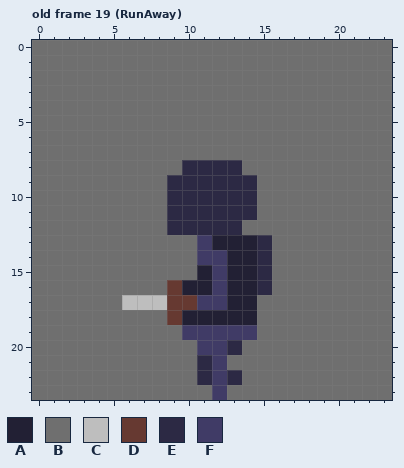
Two versions of one pixel-art file, Assets/Sprites/Asperite files/AnimationsTest.aseprite. This is how it looked before the edit.
24x24 pixels, 24 frames. Colours within 5 levels of each other are drawn and written as one. Shown: old frame 19 (RunAway). The commit also changed other frames, which this record leaves out.
Visible layers, top first: "Layer 1", "Layer 2".
Palette (. is transparent): A #222034  B #6f6f6f  C #bebebe  D #663931  E #2c2944  F #403b66
Pixels before, old frame 19 (RunAway), first column x 0:
 0 BBBBBBBBBBBBBBBBBBBBBBBB
 1 BBBBBBBBBBBBBBBBBBBBBBBB
 2 BBBBBBBBBBBBBBBBBBBBBBBB
 3 BBBBBBBBBBBBBBBBBBBBBBBB
 4 BBBBBBBBBBBBBBBBBBBBBBBB
 5 BBBBBBBBBBBBBBBBBBBBBBBB
 6 BBBBBBBBBBBBBBBBBBBBBBBB
 7 BBBBBBBBBBBBBBBBBBBBBBBB
 8 BBBBBBBBBBEEEEBBBBBBBBBB
 9 BBBBBBBBBEEEEEEBBBBBBBBB
10 BBBBBBBBBEEEEEEBBBBBBBBB
11 BBBBBBBBBEEEEEEBBBBBBBBB
12 BBBBBBBBBEEEEEBBBBBBBBBB
13 BBBBBBBBBBBFAAAEBBBBBBBB
14 BBBBBBBBBBBFFAAEBBBBBBBB
15 BBBBBBBBBBBAFAAEBBBBBBBB
16 BBBBBBBBBDAAFAAEBBBBBBBB
17 BBBBBBCCCDDFFAABBBBBBBBB
18 BBBBBBBBBDAAAAABBBBBBBBB
19 BBBBBBBBBBFFFFFBBBBBBBBB
20 BBBBBBBBBBBFFEBBBBBBBBBB
21 BBBBBBBBBBBEFBBBBBBBBBBB
22 BBBBBBBBBBBEFEBBBBBBBBBB
23 BBBBBBBBBBBBFBBBBBBBBBBB
Now the later version:
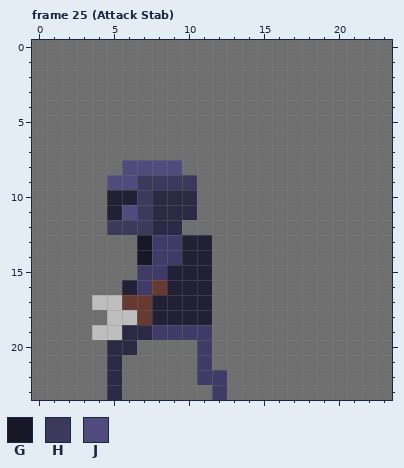
Colours new in this view: G #181726  H #3d395c  J #514b7d
A new or re-ordered frame is compared with the old frame closest to it.
From the commit log: stab animation please work
Changes in this commit:
frames 24 -> 25
Frame 25 (Attack Stab) is new; against old frame 19 (RunAway), layer "Layer 1":
y 8: x 6..13 BBBBEEEE -> JJJJBBBB
y 9: x 5..14 BBBBEEEEEE -> JJHHHHBBBB
y 10: x 5..8 BBBB -> AAHE; x 11..14 EEEE -> BBBB
y 11: x 5..8 BBBB -> AJHE; x 11..14 EEEE -> BBBB
y 12: x 5..8 BBBB -> HHHE; x 10..13 EEEE -> BBBB
y 13: x 7..15 BBBBFAAAE -> GFFAABBBB
y 14: x 7..15 BBBBFFAAE -> GFFAABBBB
y 15: x 7..10 BBBB -> FFAA; x 12..15 FAAE -> BBBB
y 16: x 6..9 BBBD -> AFDA; x 12..15 FAAE -> BBBB
y 17: x 4..14 BBCCCDDFFAA -> CCDDAAAABBB
y 18: x 5..9 BBBBD -> CCDAA; x 12..14 AAA -> BBB
y 19: x 4..9 BBBBBB -> CCEEFF; x 12..14 FFF -> BBB
y 20: x 5..6 BB -> EE; x 12..13 FE -> BB
y 21: x 5 B -> E; x 11..12 EF -> FB
y 22: x 5 B -> E; x 11 E -> F; x 13 E -> B
y 23: x 5 B -> E
Boxes around the changes in both pictures, in picture pixels (x1, y1, x2, y2):
changed: (92, 160, 272, 400)
